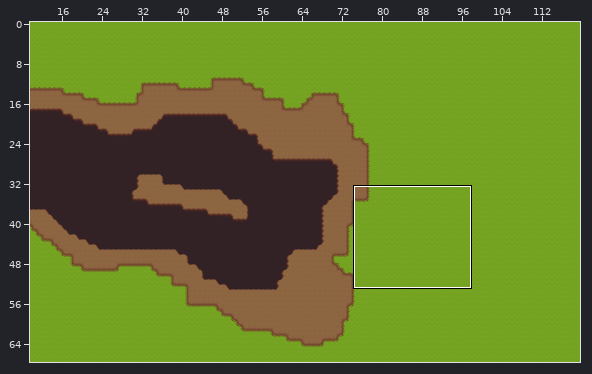
Two states of a Tiled map (JSON), assets/maps/south-east.json. The picture above shows the old version from afar; the outline marks the close-up.
Close-up. Earlier state:
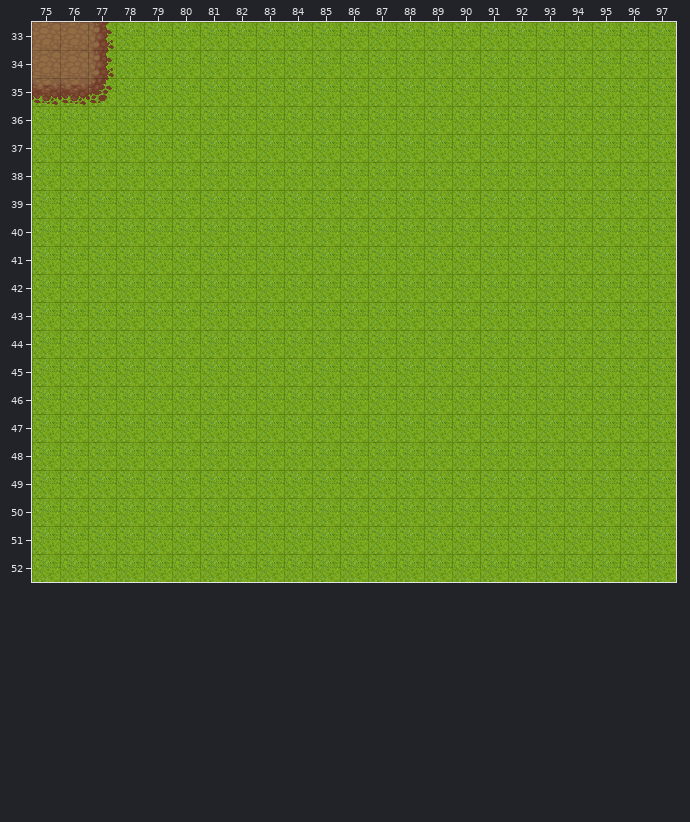
Cells are 32x32 px. Shown: x 75..97, y 33..52. The commit also changed other parts of the map, which this record leaves out.
Once edited:
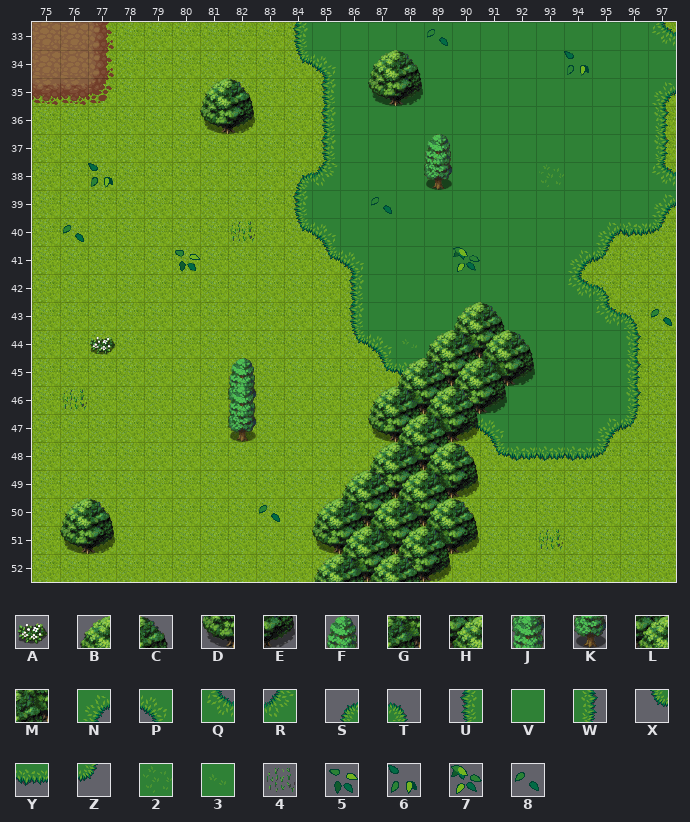
Key: from "freetileset": A 1348, B 1350, C 1351, D 1382, E 1383, F 1413, G 1414, H 1415, J 1444, K 1445, L 1446, M 1447; from "terrain": N 127, P 128, Q 148, R 149, S 168, T 170, U 189, V 190, W 191, X 210, Y 211, Z 212, 2 232, 3 233, 4 246, 5 393, 6 414, 7 435, 8 456.
_ is an empty cell.
From old to new:
Layer "Ground2":
y 33: x 84..97 ______________ -> UVVVVVVVVVVVVQ
y 34: x 84..97 ______________ -> XPVVVVVVVVVVVV
y 35: x 85..97 _____________ -> UVVVVVVVVVVVN
y 36..37: x 85..97 _____________ -> UVVVVVVVVVVVW
y 38: x 84..92 _________ -> SRVVVVVVV; x 94..97 ____ -> VVVQ
y 39: x 84..97 ______________ -> UVVVVVVVVVVVVN
y 40: x 84..97 ______________ -> XPVVVVVVVVVNYZ
y 41: x 85..95 ___________ -> XPVVVVVVVNZ
y 42: x 86..95 __________ -> UVVVVVVVQT
y 43: x 86..96 ___________ -> UVVVVVVVVQT
y 44: x 86..87 __ -> XP; x 89..96 ________ -> VVVVVVVW
y 45: x 87..96 __________ -> XYPVVVVVVW
y 46: x 89..96 ________ -> XPVVVVVW
y 47: x 90..96 _______ -> XPVVVNZ
y 48: x 91..95 _____ -> XYYYZ
Layer "Ground3":
y 35: x 87..88 __ -> DE
y 36: x 81..82 __ -> DE
y 38: x 89 _ -> K
y 44: x 90..91 __ -> GH
y 45: x 89..92 ____ -> DLME
y 46: x 82 _ -> J; x 88..91 ____ -> GHDE
y 47: x 82 _ -> K; x 87..90 ____ -> DLME
y 48: x 88..89 __ -> GH
y 49: x 87..90 ____ -> DLME
y 50: x 86..89 ____ -> GHGH
y 51: x 76..77 __ -> DE; x 85..90 ______ -> DLMLME
y 52: x 86..89 ____ -> GHDE
Layer "Mask":
y 33: x 89 _ -> 8
y 34: x 94 _ -> 6
y 38: x 77 _ -> 6; x 93 _ -> 2
y 39: x 87 _ -> 8
y 40: x 76 _ -> 8; x 82 _ -> 4
y 41: x 80 _ -> 5; x 90 _ -> 7
y 43: x 97 _ -> 8
y 44: x 77 _ -> A; x 88 _ -> 3
y 46: x 76 _ -> 4
y 50: x 83 _ -> 8
y 51: x 93 _ -> 4
Layer "Fringe":
y 34: x 87..88 __ -> BC
y 35: x 81..82 __ -> BC
y 37: x 89 _ -> F
y 43: x 90..91 __ -> BC
y 44: x 89 _ -> B; x 92 _ -> C
y 45: x 82 _ -> F; x 88..89 __ -> BC
y 46: x 87 _ -> B; x 90 _ -> C
y 48: x 87 _ -> B; x 90 _ -> C
y 49: x 86..87 __ -> BC
y 50: x 76..77 __ -> BC; x 85 _ -> B; x 90 _ -> C
y 52: x 85 _ -> B; x 88 _ -> C
